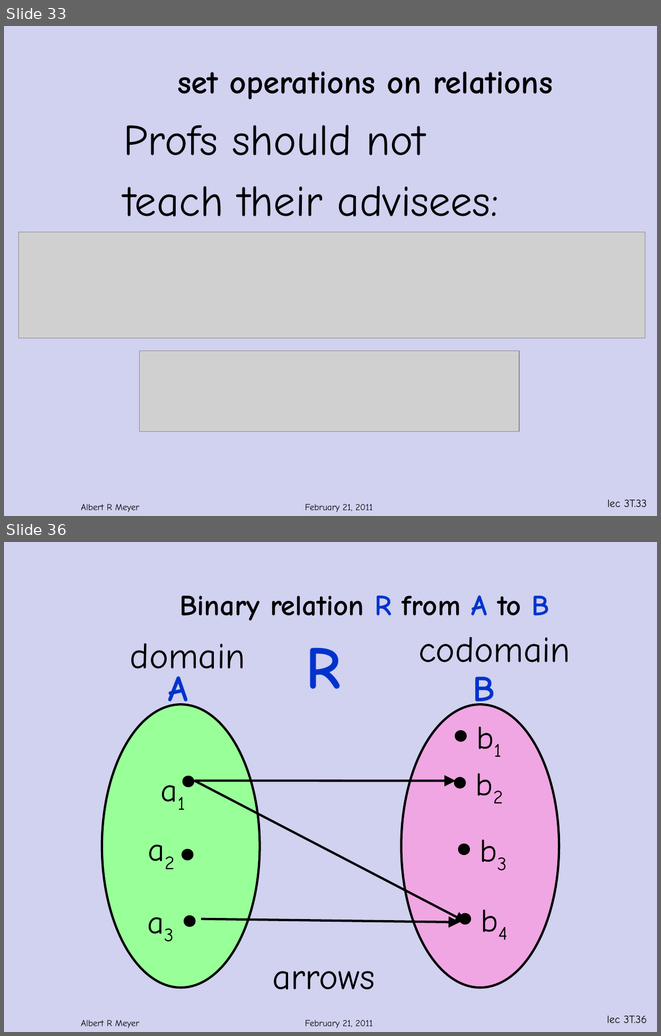
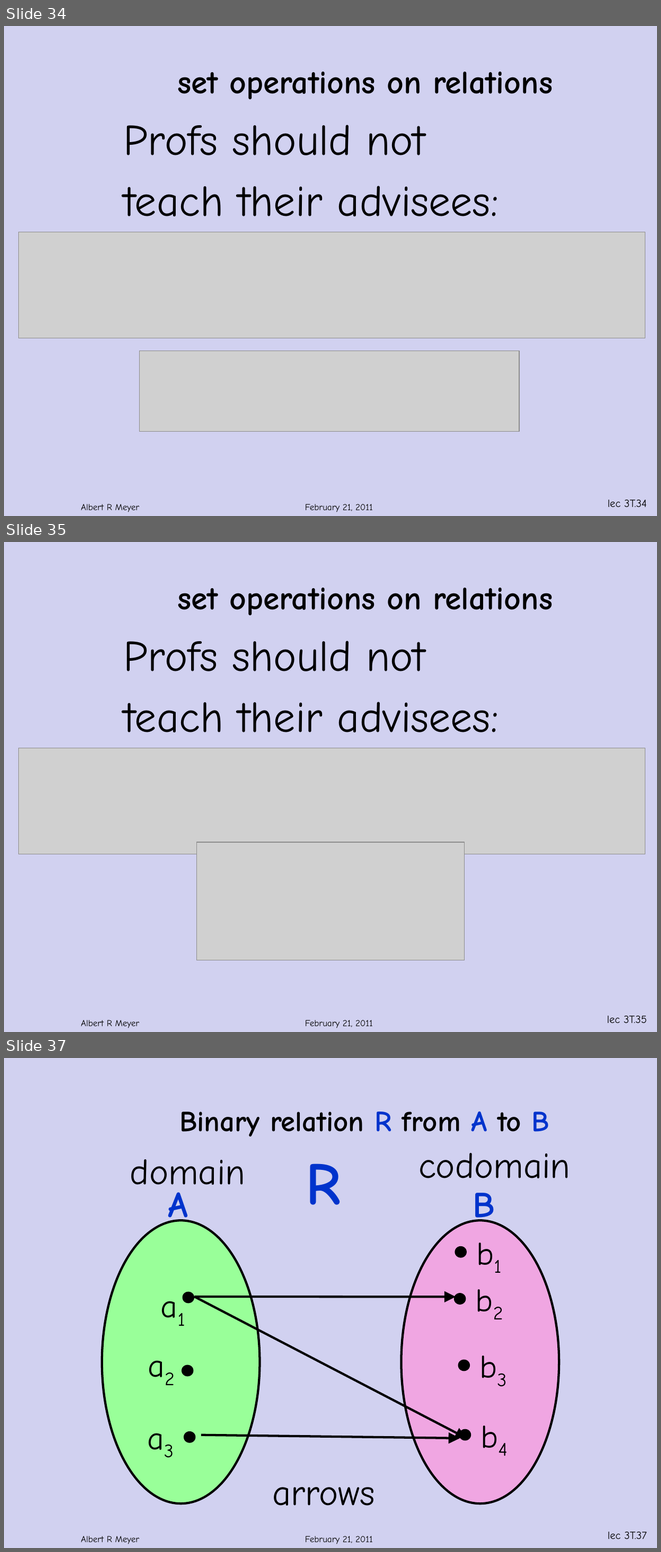
Before and after one commit to armeyer/mcs_web, a slide deck: spring12/slidesS12/relations.pptx. Shown one above the other, each under a label of ours: slides 33 and 36 before the commit, slides 34, 35 and 37 after it; the slides between them are not shown. The pictures are 661x1036 and 661x1552 pixels, drawn with LibreOffice and Linux fonts; fonts in the diff are those of the drawing; grey boxes stand for pictures; background and template pictures are left out. Boxes give left, top, right and bottom in pixels: in the first picture for what was removed or moved away, otherwise in the second. Text is boxed around its words. In the diff, an @@ line names an element or a change of style, - is before the commit and + after.

```diff
--- a/spring12/slidesS12/relations.pptx
+++ b/spring12/slidesS12/relations.pptx
@@ slide 35 added at (x1=4, y1=542, x2=657, y2=1032), background #D1D1F0; not listed: 3 template elements that a slide beside it also shows @@
@@ title added at (x1=177, y1=588, x2=553, y2=616), 36 pt, text #000000, bold @@
+set operations on relations
@@ text added at (x1=124, y1=641, x2=498, y2=732), 48 pt, text #000000 @@
+Profs should not
+teach their advisees:
@@ picture added at (x1=18, y1=748, x2=645, y2=854) @@
@@ picture added at (x1=196, y1=841, x2=465, y2=959) @@
@@ what was slide 33 is now slide 34 @@
@@ page number at (x1=608, y1=499, x2=647, y2=507): text changed @@
-lec 3T.33
+lec 3T.34
@@ what was slide 36 is now slide 37 @@
@@ page number at (x1=608, y1=1531, x2=646, y2=1539): text changed @@
-lec 3T.36
+lec 3T.37
```
Also in this commit, not shown: 18 slides changed, 1 other slide added, 1 slide removed.
